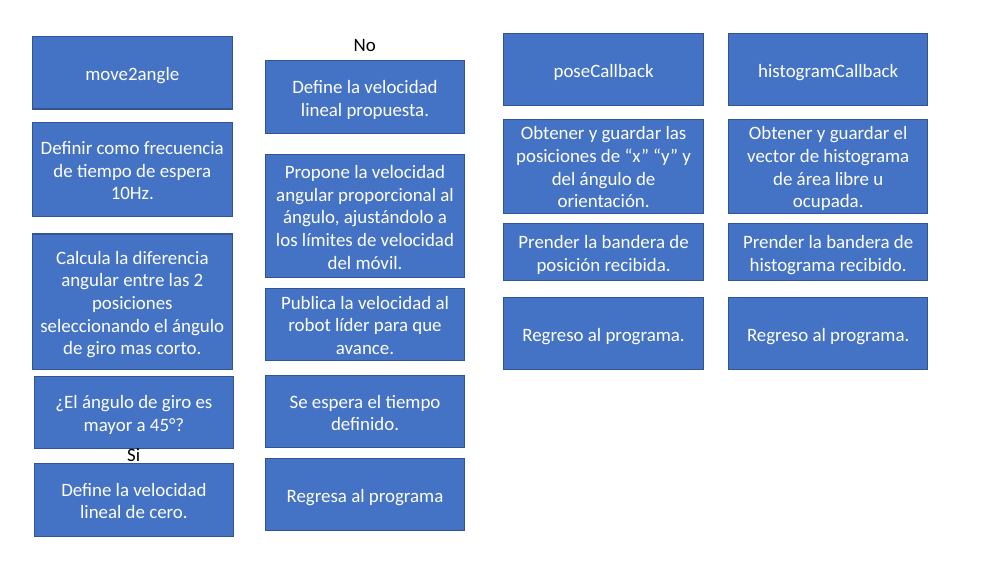
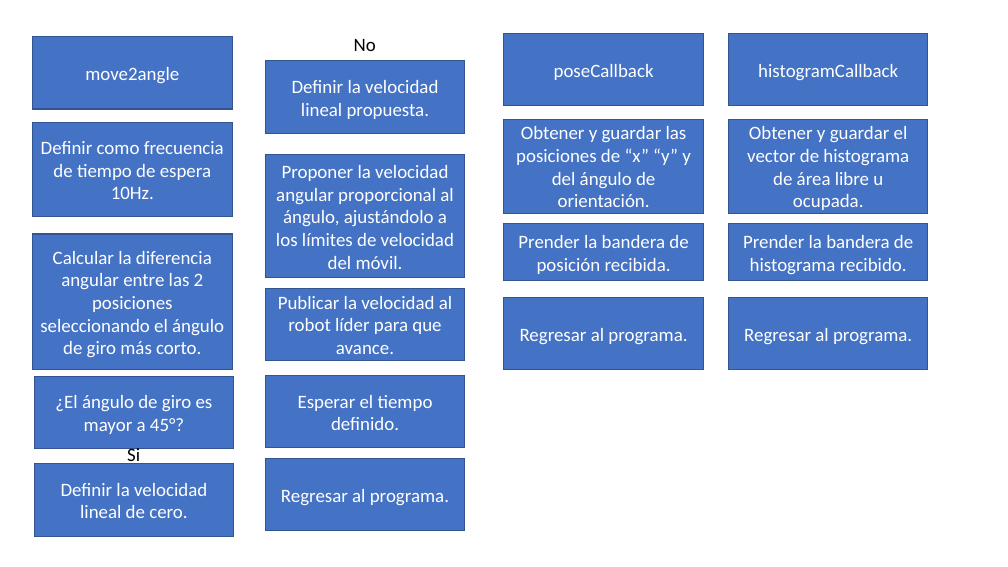
Before and after one commit to lfzarazuaa/Tesis_Lider_Seguidor, a slide deck: slide 6 of Diagramas_de_flujo.pptx. Drawn at 1008x567 pixels with LibreOffice and Linux fonts; fonts in the diff are those of the drawing. Boxes give left, top, right and bottom in pixels: in the first picture for what was removed or moved away, otherwise in the second. Text is boxed around its words. In the diff, an @@ line names an element or a change of style, - is before the commit and + after.

```diff
--- a/Diagramas_de_flujo.pptx
+++ b/Diagramas_de_flujo.pptx
@@ text in rectangle at <box>292,80,438,119</box>: text changed @@
-Define la velocidad lineal propuesta.
+Definir la velocidad lineal propuesta.
@@ text in rectangle at <box>276,165,454,269</box>: text changed @@
-Propone la velocidad angular proporcional al ángulo, ajustándolo a los límites de velocidad del móvil.
+Proponer la velocidad angular proporcional al ángulo, ajustándolo a los límites de velocidad del móvil.
@@ text in rectangle at <box>40,251,224,357</box>: text changed @@
-Calcula la diferencia angular entre las 2 posiciones seleccionando el ángulo de giro mas corto.
+Calcular la diferencia angular entre las 2 posiciones seleccionando el ángulo de giro más corto.
@@ text in rectangle at <box>278,296,452,354</box>: text changed @@
-Publica la velocidad al robot líder para que avance.
+Publicar la velocidad al robot líder para que avance.
@@ text in rectangle at <box>520,328,687,344</box>: text changed @@
-Regreso al programa.
+Regresar al programa.
@@ text in rectangle at <box>744,328,912,344</box>: text changed @@
-Regreso al programa.
+Regresar al programa.
@@ text in rectangle at <box>298,395,433,430</box>: text changed @@
-Se espera el tiempo definido.
+Esperar el tiempo definido.
@@ text in rectangle at <box>61,483,207,518</box>: text changed @@
-Define la velocidad lineal de cero.
+Definir la velocidad lineal de cero.
@@ text in rectangle at <box>281,489,449,506</box>: text changed @@
-Regresa al programa
+Regresar al programa.
```
Also in this commit, not shown: 7 other slides changed, 6 slides added.
